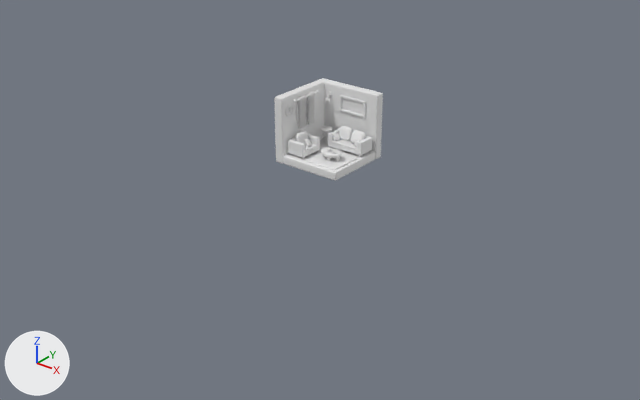
The Blender file static/models/home.blend: old version first, new version second.
Camera for both pictures: a 50 mm lens placed at (23.2, -29.7, 16.3), pointed at (0.5, -1.3, -1.2). The lights are fixed; the arrows at lower left show +X, +Y and +Z.

The scene before the commit, as lines of its bpy script (objects in view):
```python
ob_coffee_table = bpy.data.objects.new('Coffee table', me_circle)
ob_coffee_table.location = (0.55, -0.54, 0.3)
ob_couch = bpy.data.objects.new('Couch', me_plane_001)
ob_couch.location = (0.45, 0.96, 0.54)
ob_couch.scale = (0.95, 0.45, 1.0)
ob_floor = bpy.data.objects.new('Floor', me_cube_001)
ob_floor.location = (0.0, 0.0, 1.82)
ob_frame = bpy.data.objects.new('Frame', me_cube_007)
ob_frame.location = (0.17, 1.49, 2.37)
ob_wall = bpy.data.objects.new('Wall', me_cube_002)
ob_wall.location = (0.0, 0.0, 1.82)
```
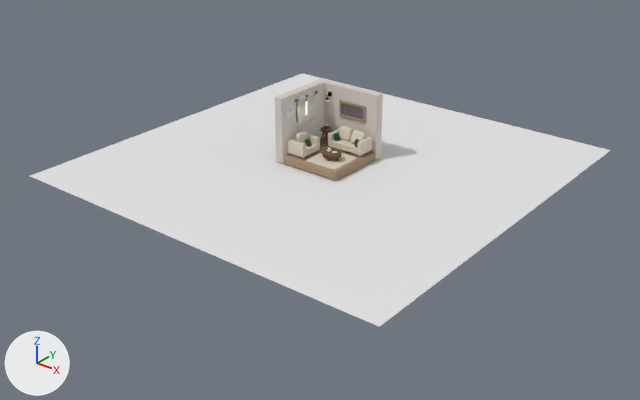
Patch to the scene script:
```diff
--- a/static/models/home.blend.py
+++ b/static/models/home.blend.py
@@ me_cube_002 @@
 me_cube_002.from_pydata(...)  # 40 vertices, 40 faces; spans x -1.98..1.52, y -1.52..1.98, z -1.79..1.37
+me_cube_002.materials.append(mat_material)  # light grey #d6cdc6
@@ me_cube_001 @@
 me_cube_001.from_pydata(...)  # 8 vertices, 6 faces; spans x -1.52..1.52, y -1.52..1.52, z -1.78..-1.37
+me_cube_001.materials.append(mat_material_012)  # beige #a38a6f
@@ me_plane_001 @@
 me_plane_001.from_pydata(...)  # 44 vertices, 40 faces; spans x -1.0..1.0, y -1.0..1.0, z 0.0..0.63
+me_plane_001.materials.append(mat_material_007)  # light grey #d6cbb9
@@ me_cube_007 @@
 me_cube_007.from_pydata(...)  # 16 vertices, 14 faces; spans x -0.75..0.75, y -0.04..0.12, z -0.4..0.4
+# me_cube_007 part 1: all 3 faces centred in x -0.75..-0.63, y -0.04..0.04, z 0.0 switch from no material to mat_material_012 (beige #a38a6f)
+# me_cube_007 part 2: all 3 faces centred in x 0.0, y -0.04..0.04, z -0.4..-0.28 switch from no material to mat_material_012 (beige #a38a6f)
+# me_cube_007 part 3: all 3 faces centred in x 0.0, y -0.04..0.04, z 0.28..0.4 switch from no material to mat_material_012 (beige #a38a6f)
+# me_cube_007 part 4: all 3 faces centred in x 0.63..0.75, y -0.04..0.04, z 0.0 switch from no material to mat_material_012 (beige #a38a6f)
+# me_cube_007 part 5: the 1 face centred in x 0.0, y 0.04, z 0.0 switches from no material to mat_material_013 (dark grey #6d666e)
+me_cube_007.materials.append(mat_material_013)  # dark grey #6d666e
@@ me_circle @@
 me_circle.from_pydata(...)  # 208 vertices, 178 faces; spans x -0.674..0.565, y -0.389..0.428, z 0.193..0.578
+me_circle.materials.append(mat_material_009)  # brown #735237
@@ me_plane_005 @@
+me_plane_005.from_pydata([(-1.0, -1.0, 0.0), (1.0, -1.0, 0.0), (-1.0, 1.0, 0.0), (1.0, 1.0, 0.0)], [], [(0, 1, 3, 2)])
@@ ob_frame @@
 ob_frame = bpy.data.objects.new('Frame', me_cube_007)
-ob_frame.location = (0.17, 1.49, 2.37)
+ob_frame.location = (0.17, 1.49, 2.12)
 _m = ob_frame.modifiers.new('Bevel', 'BEVEL')
@@ ob_background @@
+ob_background = bpy.data.objects.new('Background', me_plane_005)
+ob_background.location = (0.0, 0.0, 0.0)
+ob_background.scale = (-9.55, -9.55, -9.55)
```

What differs and where, as boxes [x1, y1, x2, y2] in the pictures (640 x 400 px):
'Background', added: after [30, 73, 611, 327]
'Wall', recoloured: [274, 78, 383, 164] in both
'Floor', recoloured (grey to brown): [283, 137, 375, 181] in both
'Frame', recoloured, moved: before [339, 95, 366, 118]; after [339, 100, 366, 123]
'Couch', recoloured: [328, 128, 372, 156] in both
'Coffee table', recoloured (white to brown): [321, 148, 342, 161] in both
part 1 of me_cube_007, recoloured: before [339, 95, 342, 111]; after [339, 100, 342, 116]
part 2 of me_cube_007, recoloured: before [340, 109, 365, 118]; after [340, 114, 364, 123]
part 3 of me_cube_007, recoloured: before [340, 95, 366, 104]; after [340, 100, 366, 109]
part 4 of me_cube_007, recoloured: before [363, 102, 366, 118]; after [363, 107, 366, 123]
part 5 of me_cube_007, recoloured: [342, 103, 363, 115] in both
